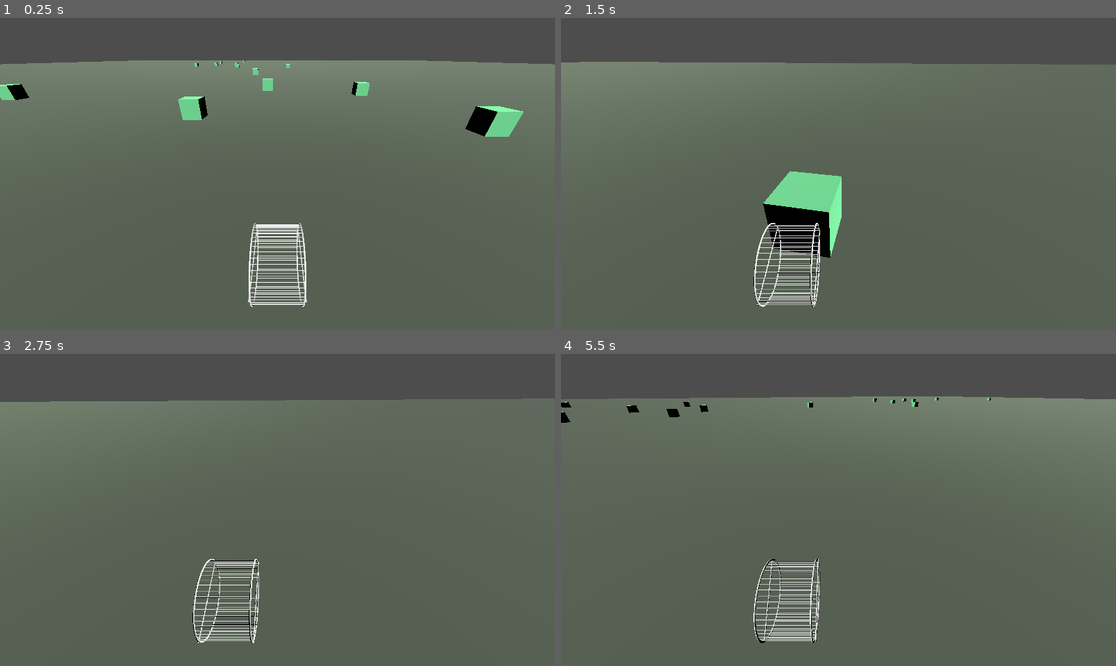
Above: before the commit, frames 1-4 (two rows, left to right).
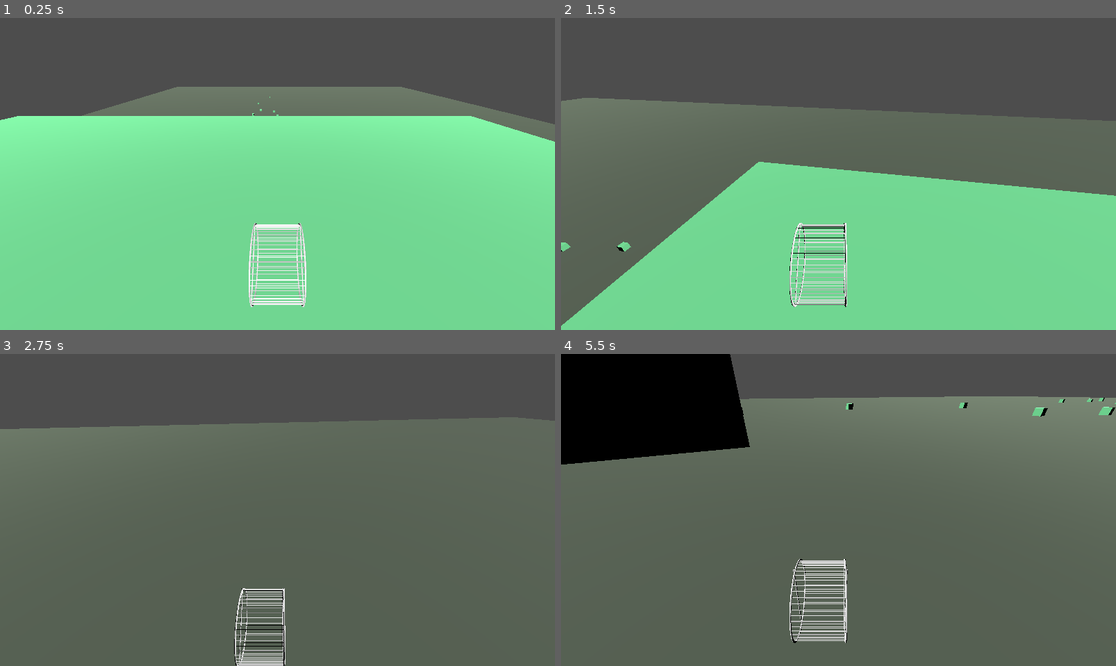
Above: after the commit, the same moments.

Repository: MlSHl/very-serious-gamejam
Game: Godot game, scene res://scenes/main.tscn
Two runs of this game, one before a commit and one after it. Both use one fixed random seed, a clock stepped at 60 frames per second and the inputs below.
Inputs:
- Up to frame 1 (0.25 s): no input
- Up to frame 2 (1.5 s): hold D (right) 0.53-1.28 s; hold A (left) from 1.28 s (still down)
- Up to frame 3 (2.75 s): release A (left) at 2.03 s; hold D (right) from 2.03 s (still down)
- Up to frame 4 (5.5 s): release D (right) at 3.53 s; hold A (left) from 3.53 s (still down)

The runs differ from the first frame. In frame 1, 80% of the frame differs, in the area x 0-100%, y 13-100%; in frame 2, 54%; in frame 3, 9.0%; in frame 4, 13%.

Commit message:
Added vertical drop camera movement

Diff:
--- a/project.godot
+++ b/project.godot
@@ -14,6 +14,11 @@
 run/main_scene="uid://cyk2v526u5qxg"
 config/features=PackedStringArray("4.6", "Forward Plus")
 config/icon="res://icon.svg"
+
+[display]
+
+window/size/viewport_width=1920
+window/size/viewport_height=1080
 
 [editor_plugins]
 
--- a/scenes/main.tscn
+++ b/scenes/main.tscn
@@ -15,7 +15,7 @@
 [node name="main" type="Node3D" unique_id=660451211]
 
 [node name="player" parent="." unique_id=1076470779 instance=ExtResource("1_o5qli")]
-transform = Transform3D(1, 0, 0, 0, 1, 0, 0, 0, 1, 0, 0.77509916, 0)
+transform = Transform3D(1, 0, 0, 0, 1, 0, 0, 0, 1, -12.405389, 25.74241, 35.063736)
 
 [node name="StaticBody3D" type="StaticBody3D" parent="." unique_id=1545545904]
 physics_material_override = SubResource("PhysicsMaterial_0wfyh")
@@ -69,7 +69,7 @@
 transform = Transform3D(1, 0, 0, 0, 1, 0, 0, 0, 1, -14.31028, 0.5, -85.19345)
 
 [node name="StaticBody3D14" parent="." unique_id=1054709206 instance=ExtResource("2_0wfyh")]
-transform = Transform3D(1, 0, 0, 0, 1, 0, 0, 0, 1, -14.223129, 0.5, 35.42373)
+transform = Transform3D(25, 0, 0, 0, 25, 0, 0, 0, 25, -14.223, 12.5, 35.424)
 
 [node name="StaticBody3D15" parent="." unique_id=1347832644 instance=ExtResource("2_0wfyh")]
 transform = Transform3D(0.99999225, -0.0020096013, 0.0033597471, 0.002018306, 0.99999464, -0.0025881205, -0.0033545252, 0.0025948852, 0.99999094, -24.15213, 0.5, 22.423729)
--- a/scenes/player.tscn
+++ b/scenes/player.tscn
@@ -16,16 +16,16 @@
 [node name="Camera3D" type="Camera3D" parent="." unique_id=1736412227]
 transform = Transform3D(1, 0, 0, 0, 0.8660254, 0.5, 0, -0.5, 0.8660254, 0, 2.338086, 1.7391558)
 
-[node name="wheel" parent="." unique_id=658100602 instance=ExtResource("2_g2els")]
+[node name="wheel" parent="." unique_id=497356792 instance=ExtResource("2_g2els")]
 transform = Transform3D(5, 0, 0, 0, 5, 0, 0, 0, 5, 0, 0, 0)
 
-[node name="Arm Support" parent="wheel" index="5" unique_id=2083631492]
+[node name="Arm Support" parent="wheel" index="5" unique_id=1236032062]
 visible = false
 
-[node name="Left Arm" parent="wheel" index="6" unique_id=69465432]
+[node name="Left Arm" parent="wheel" index="6" unique_id=1273723606]
 visible = false
 
-[node name="Right Arm" parent="wheel" index="7" unique_id=771734320]
+[node name="Right Arm" parent="wheel" index="7" unique_id=364203362]
 visible = false
 
 [editable path="wheel"]
--- a/scripts/player.gd
+++ b/scripts/player.gd
@@ -1,34 +1,47 @@
 extends CharacterBody3D
 
 
-const SPEED = 25.0
+const SPEED = 10.0
 const ROTATION_SPEED = 2.5
-const ROLLING_SPEED = 25.0
-const MAX_CAMERA_DELTA := 0.6
+const ROLLING_SPEED = 10.0
+const MAX_CAMERA_DELTA_X := 0.2
+const MAX_CAMERA_DELTA_Y := 0.6
 
-var camera_delta := 0.0
+var camera_delta_x := 0.0
+var camera_delta_y := 0.0
 
 @onready var camera: Camera3D = $Camera3D
+@onready var camera_x := camera.position.x
+@onready var camera_y := camera.position.y
+@export var gravity_multiplier := 5.0
 
 func _physics_process(delta: float) -> void:
 	# Add the gravity.
 	if not is_on_floor():
-		velocity += get_gravity() * delta
+		velocity += gravity_multiplier * get_gravity() * delta # F/m
+		if camera_delta_y < MAX_CAMERA_DELTA_Y:
+			camera_delta_y += delta
+			camera.position.y = camera_y + camera_delta_y
+	else:
+		if abs(camera_delta_y) > 0:
+			camera_delta_y -= sign(camera_delta_y) * delta
+			camera.position.y = camera_y + camera_delta_y
+			if abs(camera_delta_y) <= 0.01:
+				camera_delta_y = 0
 
 	# Turning left/right
 	var input_dir := Input.get_axis("left", "right")
 	rotation.y += -input_dir * ROTATION_SPEED * delta
 	if input_dir:
-		if abs(camera_delta) < MAX_CAMERA_DELTA:
-			camera_delta += input_dir * delta
-			camera.position.x += delta * input_dir
+		if abs(camera_delta_x) < MAX_CAMERA_DELTA_X:
+			camera_delta_x += 	input_dir * delta
+			camera.position.x = camera_x + camera_delta_x
 	else:
-		if abs(camera_delta) > 0:
-			camera_delta += -sign(camera_delta) * delta
-			camera.position.x -= delta * sign(camera_delta)
-			if abs(camera_delta) <= 0.01:
-				camera_delta = 0
-
+		if abs(camera_delta_x) > 0:
+			camera_delta_x -= sign(camera_delta_x) * delta
+			camera.position.x = camera_x + camera_delta_x
+			if abs(camera_delta_x) <= 0.01:
+				camera_delta_x = 0
 
 	# Constant foward velocity
 	var forward := -transform.basis.z
